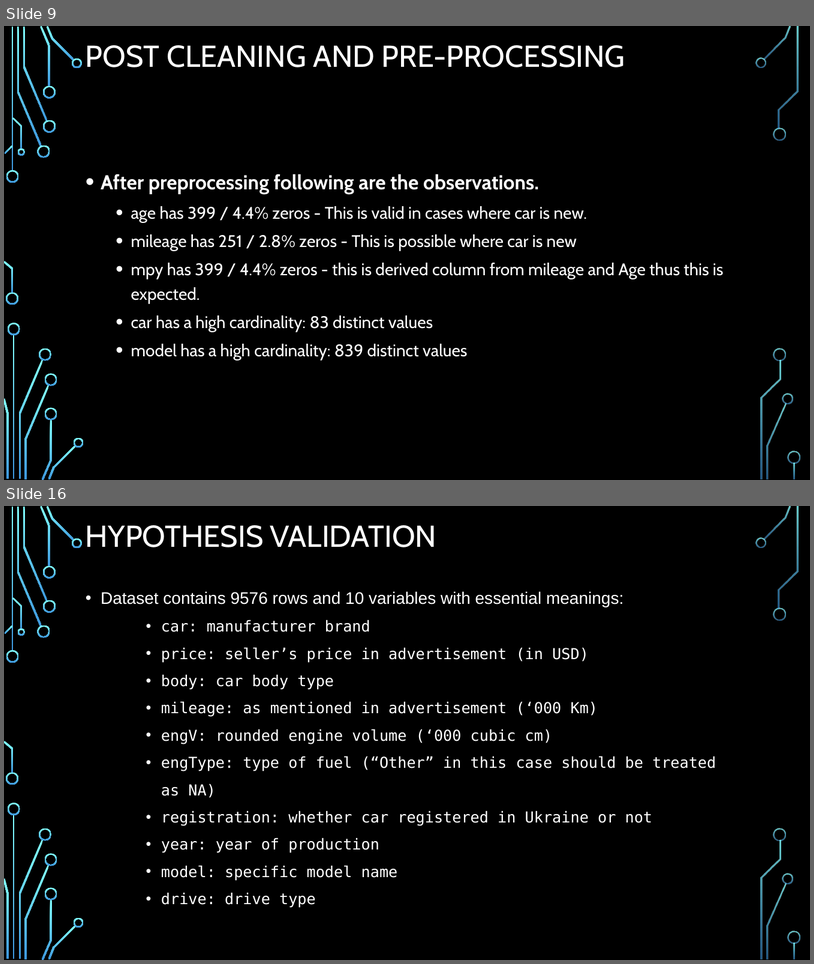
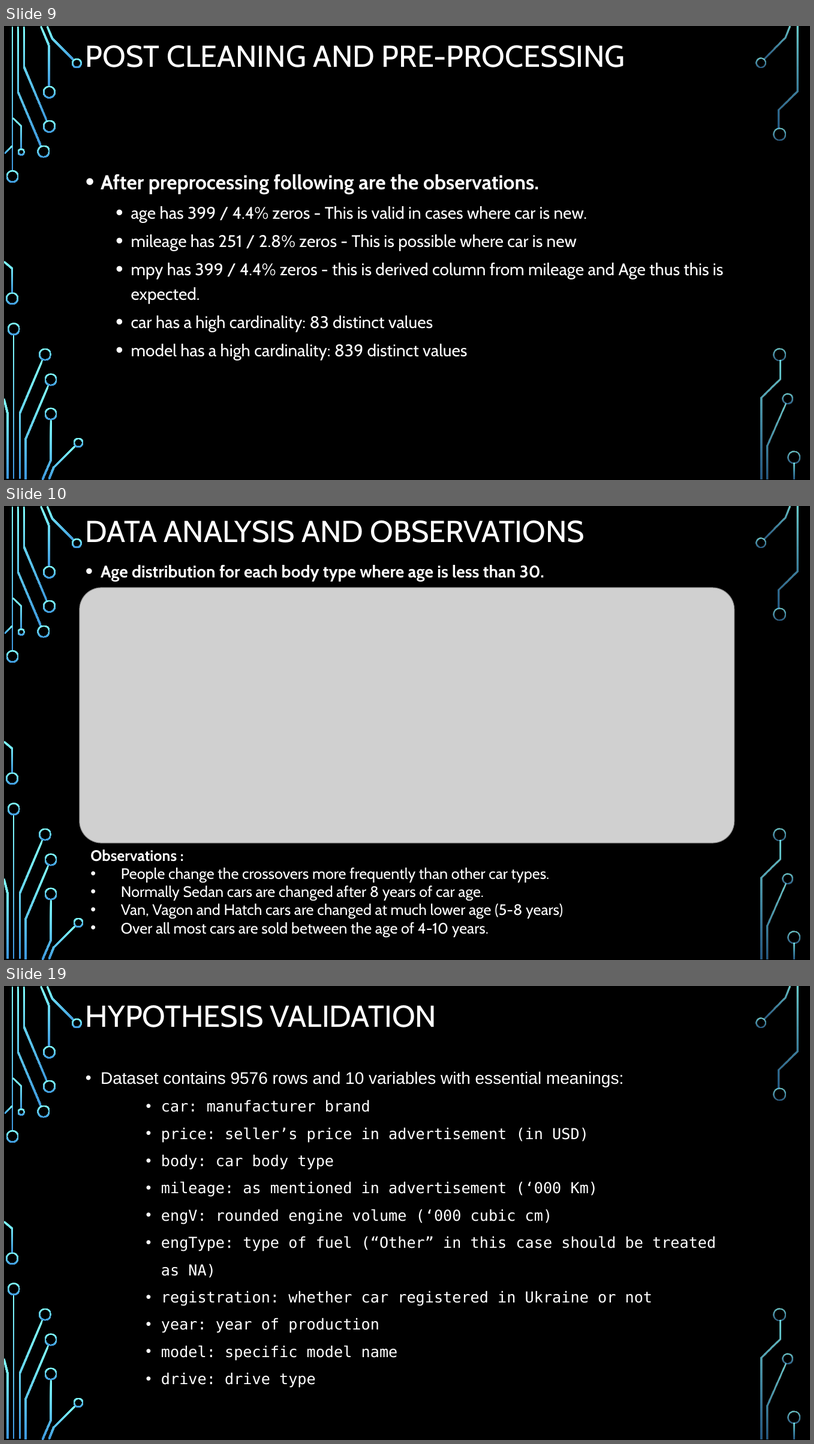
Before and after one commit to dhp6106/insaid-projects, a slide deck: term1/projects/CarSales/Term1-EDAProject-CarSales-DhavalParikh.pptx. Shown one above the other, each under a label of ours: slides 9 and 16 before the commit, slides 9, 10 and 19 after it; the slides between them are not shown. The pictures are 814x964 and 814x1444 pixels, drawn with LibreOffice and Linux fonts; fonts in the diff are those of the drawing; grey boxes stand for pictures; background and template pictures are left out. Boxes give left, top, right and bottom in pixels: in the first picture for what was removed or moved away, otherwise in the second. Text is boxed around its words. In the diff, an @@ line names an element or a change of style, - is before the commit and + after.

```diff
--- a/term1/projects/CarSales/Term1-EDAProject-CarSales-DhavalParikh.pptx
+++ b/term1/projects/CarSales/Term1-EDAProject-CarSales-DhavalParikh.pptx
@@ slide 10 added at (4, 506, 810, 960), background picture (left out); not listed: 36 template elements that a slide beside it also shows @@
@@ title added at (86, 520, 585, 543), 36 pt, text #FFFFFF @@
+DATA ANALYSIS AND OBSERVATIONS
@@ text added at (101, 565, 545, 581), 20 pt, text #FFFFFF, bold @@
+• Age distribution for each body type where age is less than 30.
@@ picture added at (80, 588, 735, 843) @@
@@ text added at (90, 849, 563, 937), 18 pt, text #FFFFFF @@
+Observations :
+• People change the crossovers more frequently than other car types.
+• Normally Sedan cars are changed after 8 years of car age.
+• Van, Vagon and Hatch cars are changed at much lower age (5-8 years)
+• Over all most cars are sold between the age of 4-10 years.
@@ what was slide 16 is now slide 19 @@
```
Also in this commit, not shown: 8 other slides added, 6 slides removed, 6 other files.
